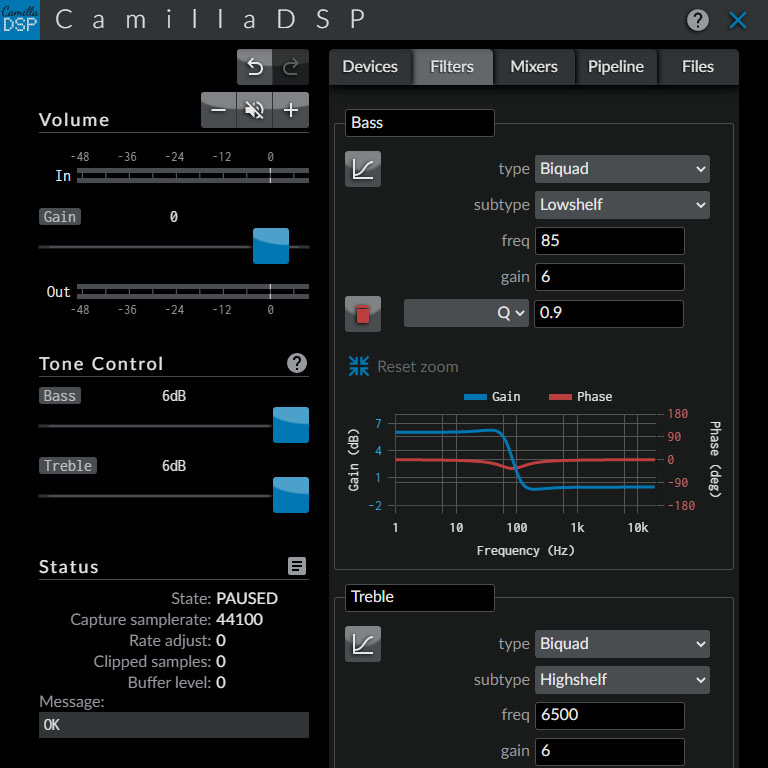
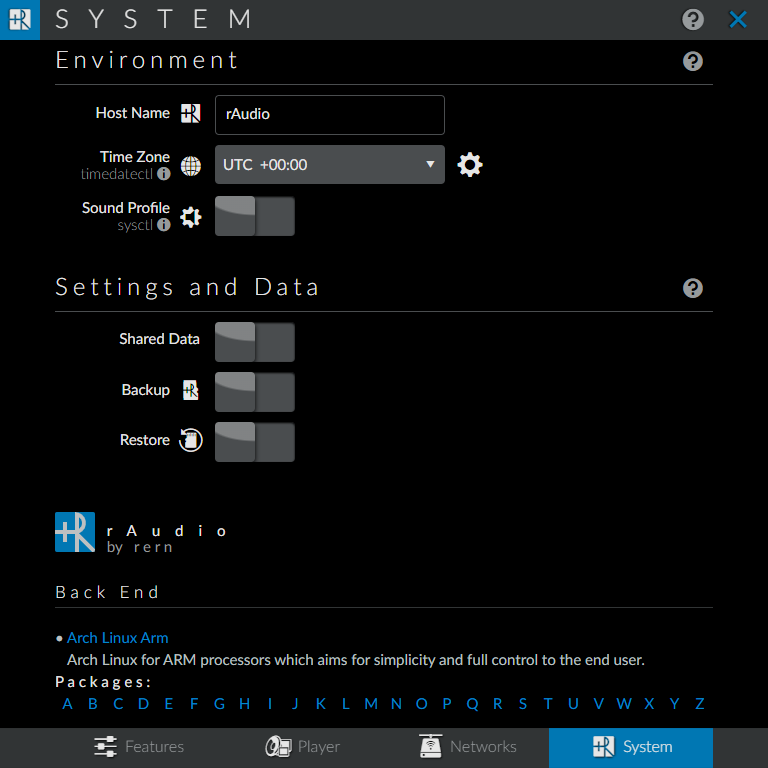
Comparing the layer stacks of the two 768x768 images. Changes:
hid "Layer 51" over [left=0, top=0, right=768, bottom=768]
hid "Layer 44" over [left=0, top=0, right=768, bottom=768]
showed "system" over [left=0, top=728, right=768, bottom=768]
hid "player" over [left=0, top=728, right=768, bottom=768]
renamed "system3" to "Layer 52", showed it, painted on it over [left=0, top=0, right=768, bottom=768]
